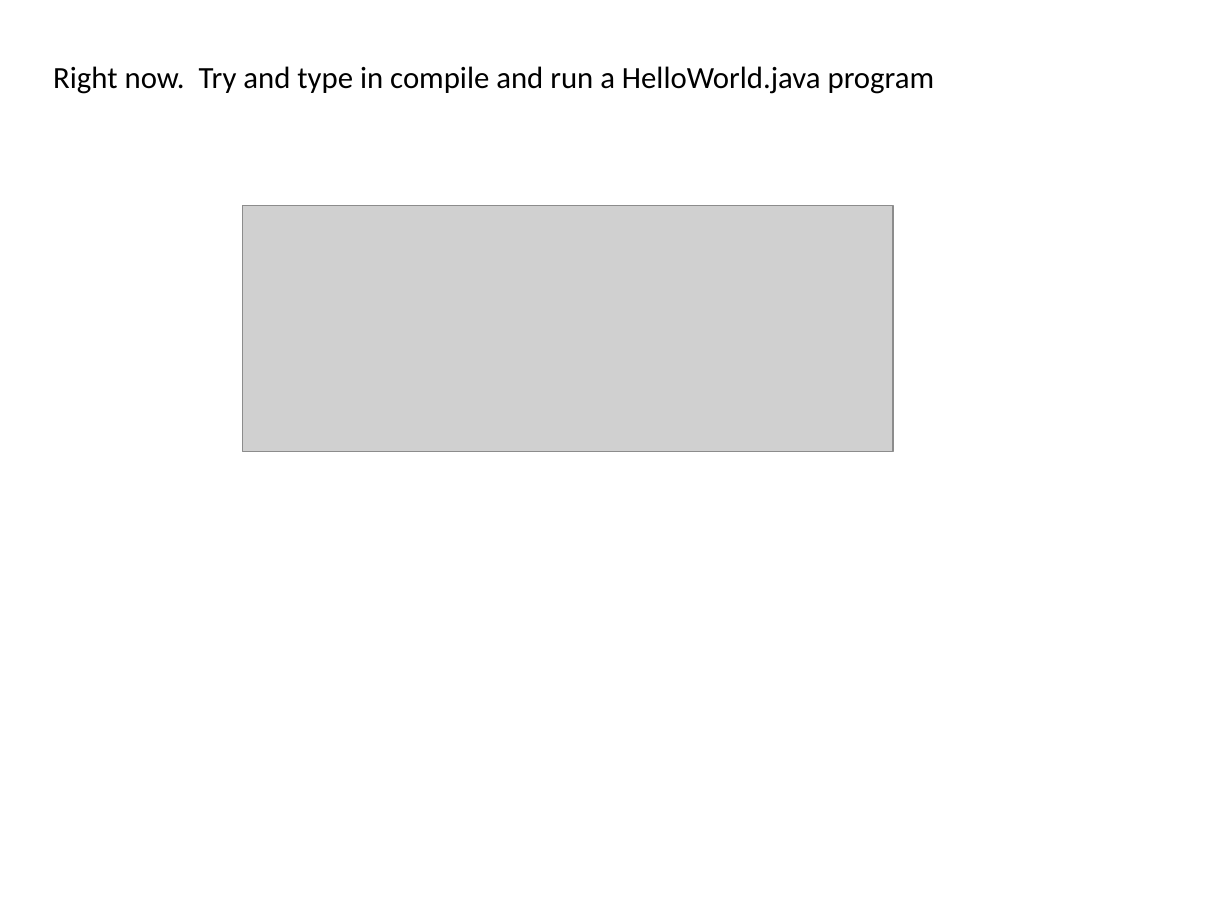
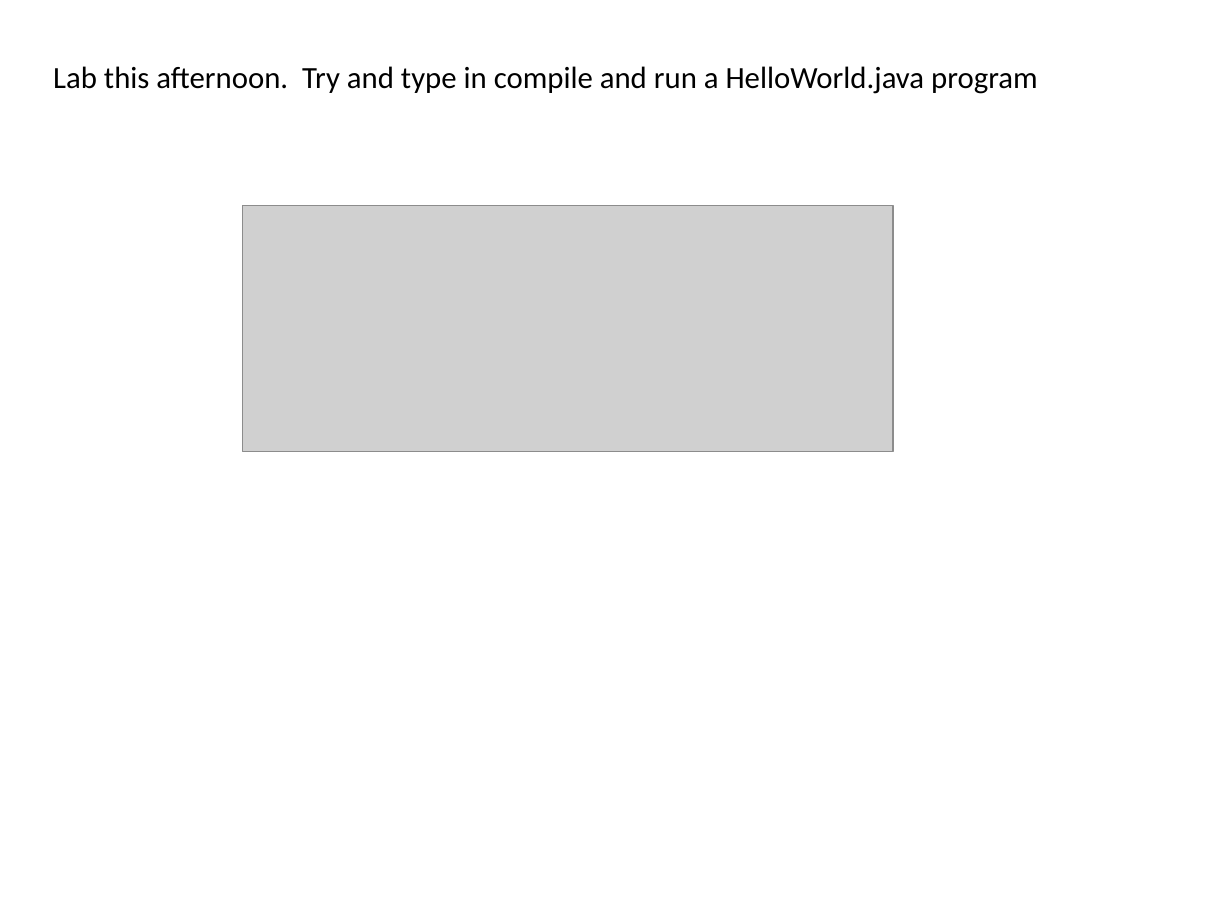
Before and after one commit to afodor/afodor.github.io, a slide deck: slide 41 of classes/prog2016/Prog3-Lecture01.pptx. Drawn at 1232x924 pixels with LibreOffice and Linux fonts; fonts in the diff are those of the drawing; grey boxes stand for pictures. Boxes give left, top, right and bottom in pixels: in the first picture for what was removed or moved away, otherwise in the second. Text is boxed around its words. In the diff, an @@ line names an element or a change of style, - is before the commit and + after.

```diff
--- a/classes/prog2016/Prog3-Lecture01.pptx
+++ b/classes/prog2016/Prog3-Lecture01.pptx
@@ text at (53, 66, 1038, 94): text changed @@
-Right now. Try and type in compile and run a HelloWorld.java program
+Lab this afternoon. Try and type in compile and run a HelloWorld.java program
```
Also in this commit, not shown: 1 other file.
